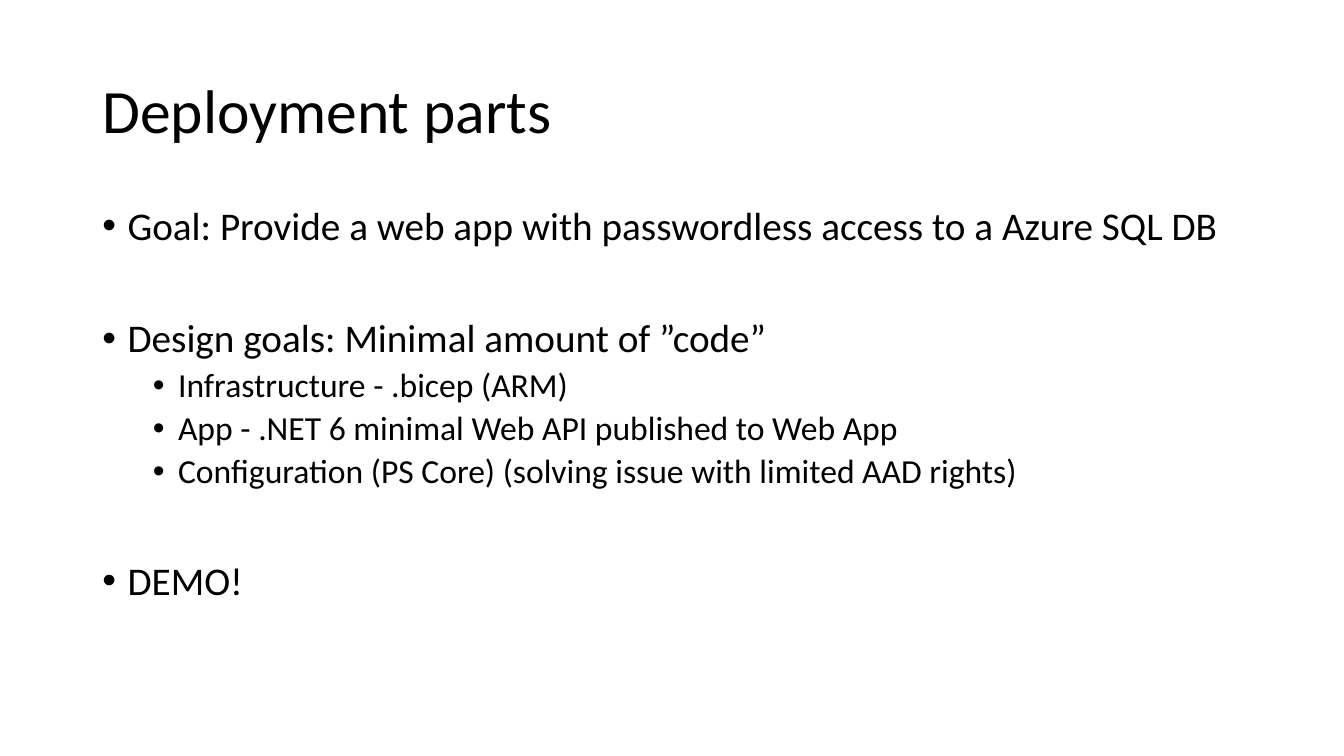
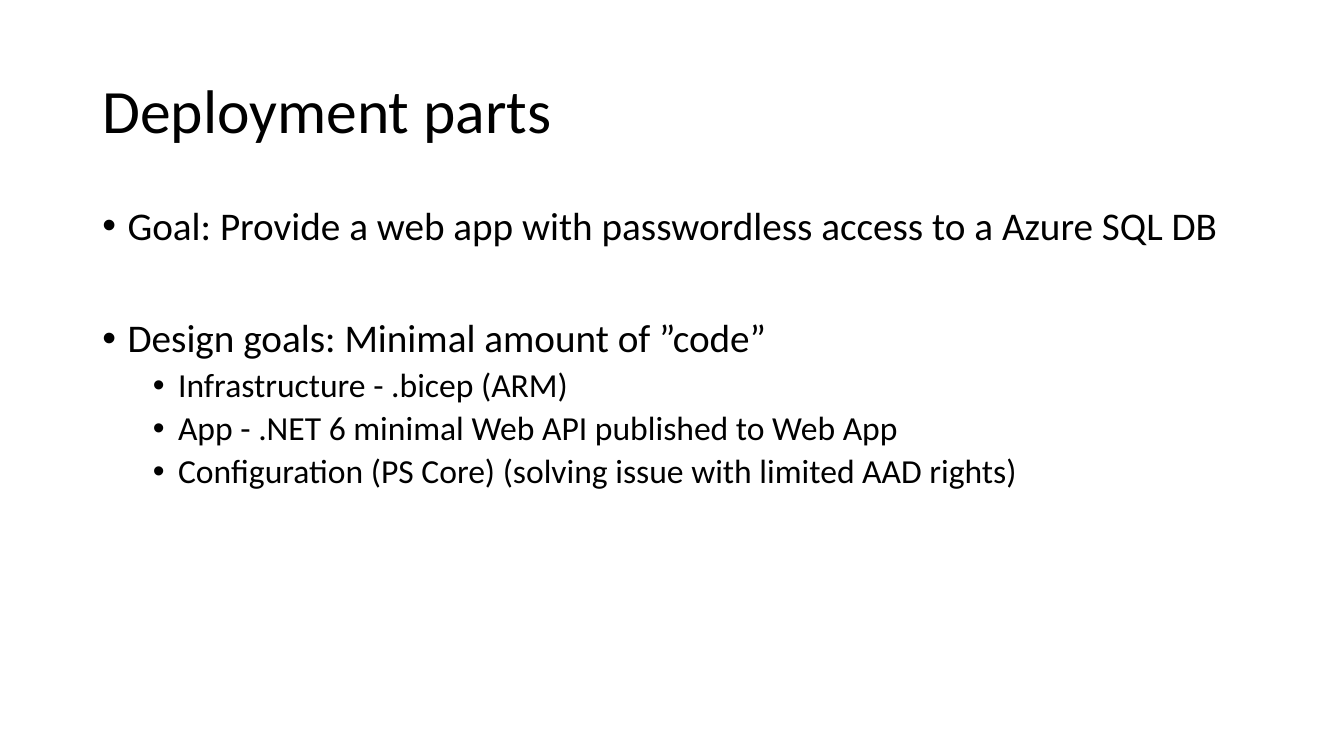
Before and after one commit to ErikEJ/CloudBurstDemo, a slide deck: slide 8 of ManagedIdentity.pptx. Drawn at 1344x756 pixels with LibreOffice and Linux fonts; fonts in the diff are those of the drawing. Boxes give left, top, right and bottom in pixels: in the first picture for what was removed or moved away, otherwise in the second. Text is boxed around its words. In the diff, an @@ line names an element or a change of style, - is before the commit and + after.

Commit message:
Update slides

```diff
--- a/ManagedIdentity.pptx
+++ b/ManagedIdentity.pptx
@@ text at (128, 568, 243, 596): paragraph removed @@
-• DEMO!
```
Also in this commit, not shown: 2 slides added.
